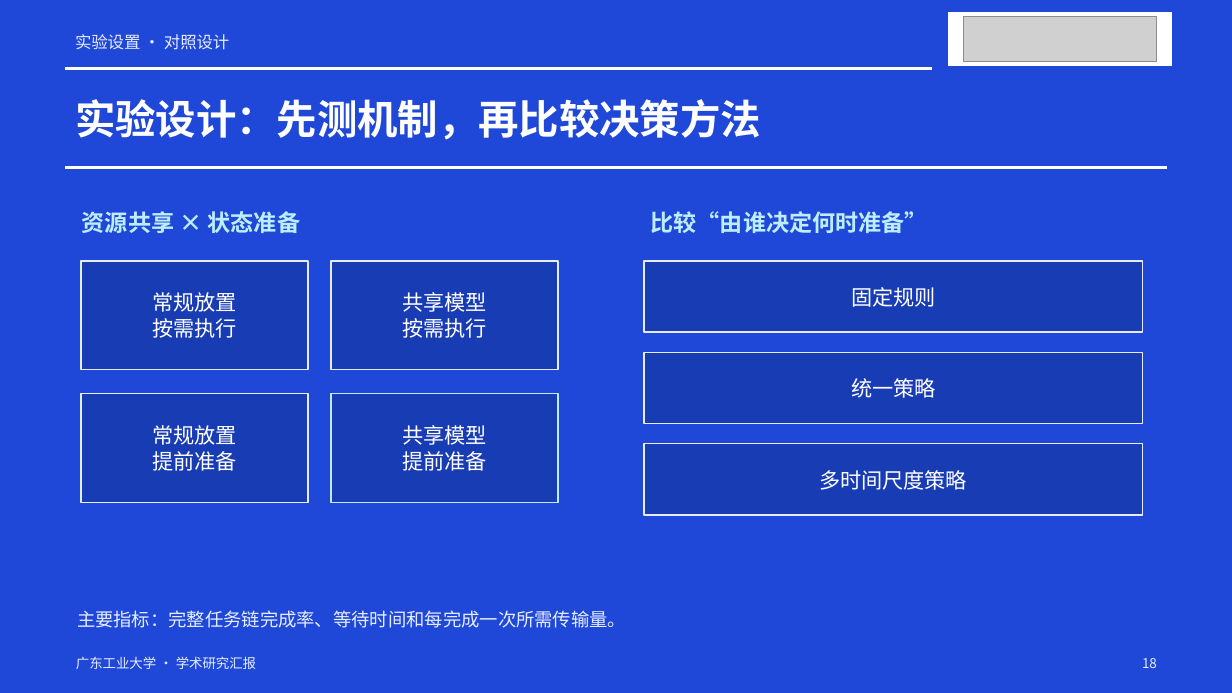
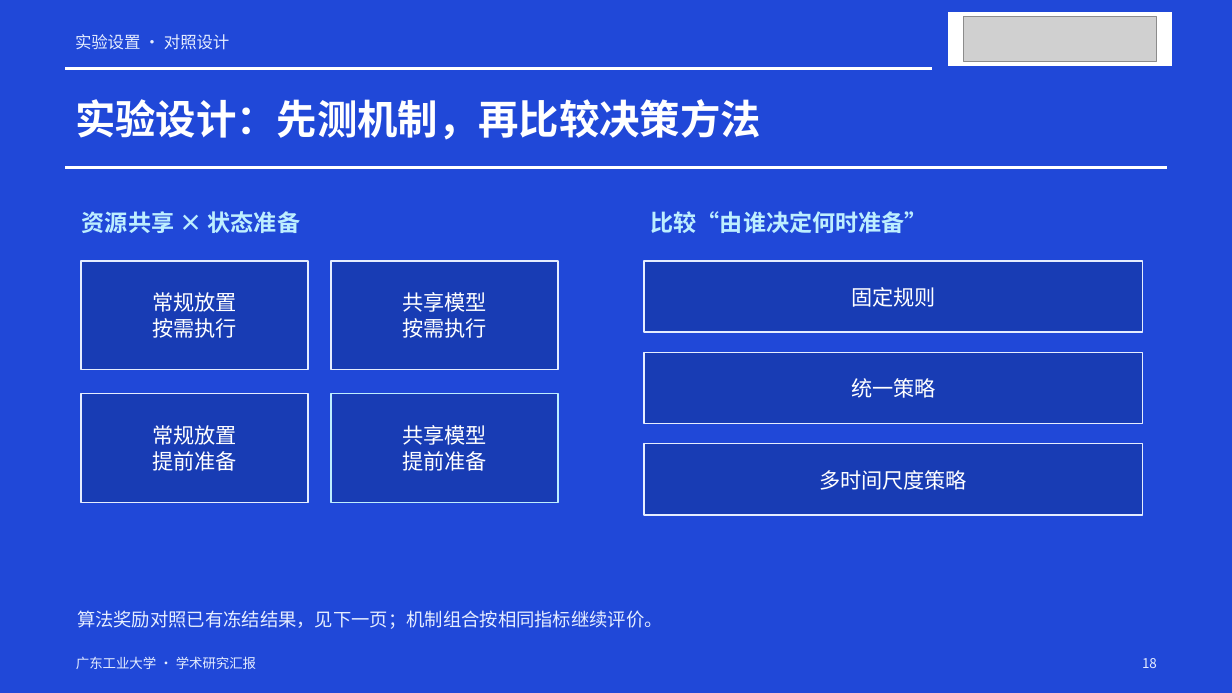
Before and after one commit to reminderxxx/PPO_MEC, a slide deck: slide 18 of outputs/mobile_edge_workflow_jury_report_20261011.pptx. Drawn at 1232x693 pixels with LibreOffice and Linux fonts; fonts in the diff are those of the drawing; grey boxes stand for pictures. Boxes give left, top, right and bottom in pixels: in the first picture for what was removed or moved away, otherwise in the second. Text is boxed around its words. In the diff, an @@ line names an element or a change of style, - is before the commit and + after.

```diff
--- a/outputs/mobile_edge_workflow_jury_report_20261011.pptx
+++ b/outputs/mobile_edge_workflow_jury_report_20261011.pptx
@@ text at [77,610,663,629]: text changed @@
-主要指标：完整任务链完成率、等待时间和每完成一次所需传输量。
+算法奖励对照已有冻结结果，见下一页；机制组合按相同指标继续评价。
```
Also in this commit, not shown: 4 other slides changed, 1 slide added, 1 other file.
